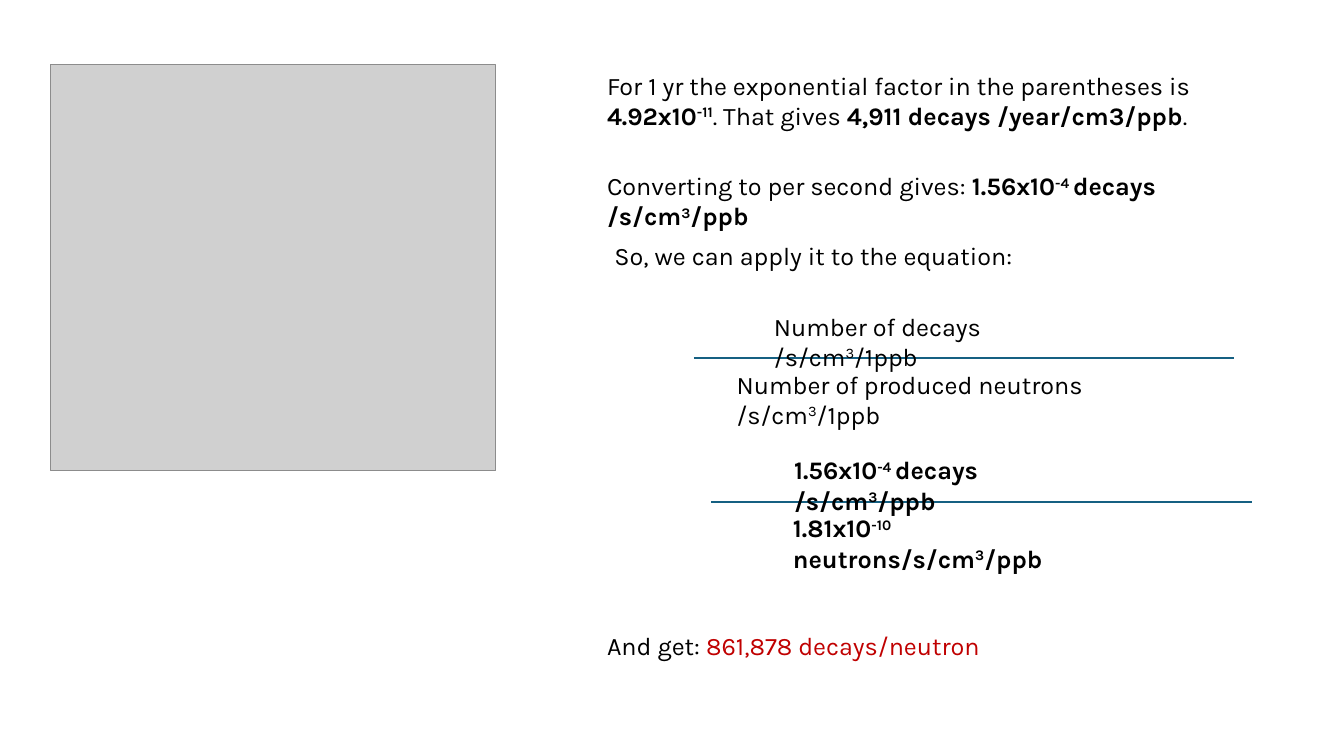
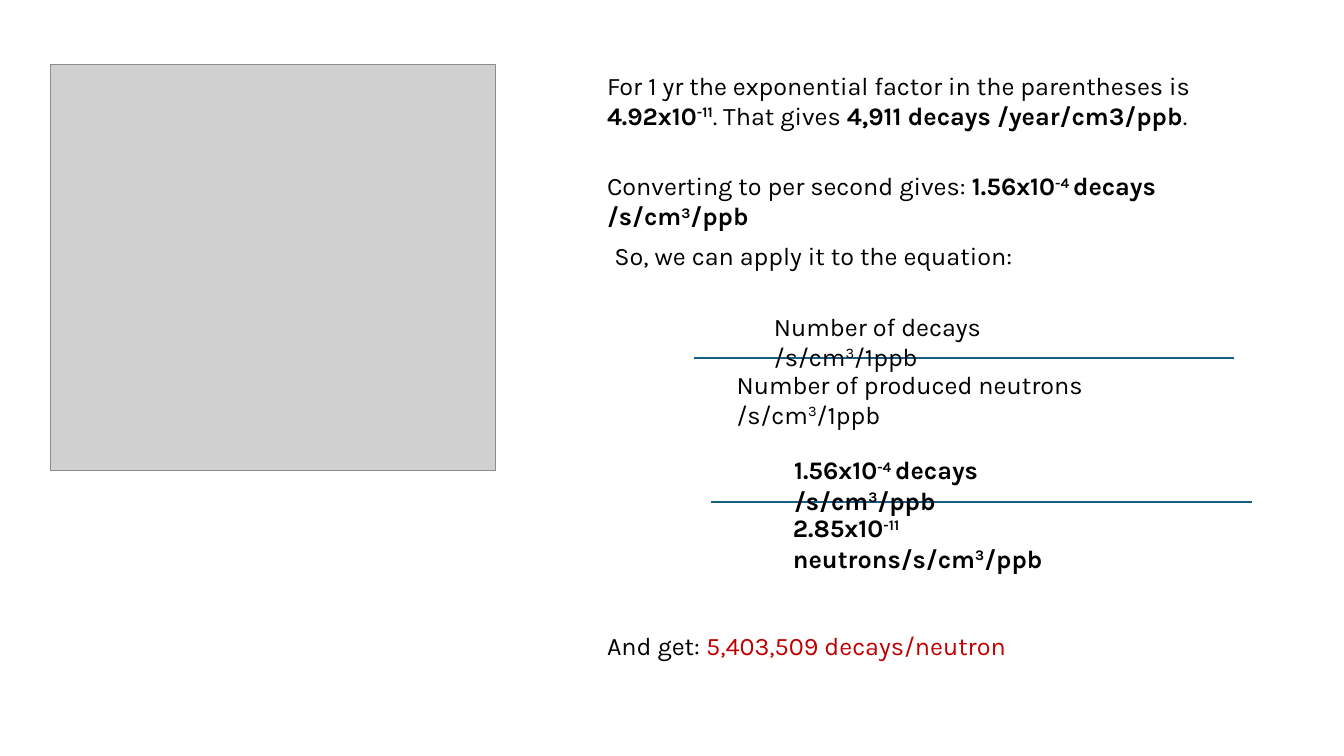
Before and after one commit to villano-lab/n-elec-scattering, a slide deck: slide 6 of 2-Flux/bknds_notes/an-simulation.pptx. Drawn at 1344x756 pixels with LibreOffice and Linux fonts; fonts in the diff are those of the drawing; grey boxes stand for pictures. Boxes give left, top, right and bottom in pixels: in the first picture for what was removed or moved away, otherwise in the second. Text is boxed around its words. In the diff, an @@ line names an element or a change of style, - is before the commit and + after.

```diff
--- a/2-Flux/bknds_notes/an-simulation.pptx
+++ b/2-Flux/bknds_notes/an-simulation.pptx
@@ text at box(793, 520, 1042, 574): text changed @@
-1.81x10-10 neutrons/s/cm3/ppb
+2.85x10-11 neutrons/s/cm3/ppb
@@ text at box(607, 636, 1005, 662): text changed @@
-And get: 861,878 decays/neutron
+And get: 5,403,509 decays/neutron
```
Also in this commit, not shown: 4 other slides changed, 1 other file.
